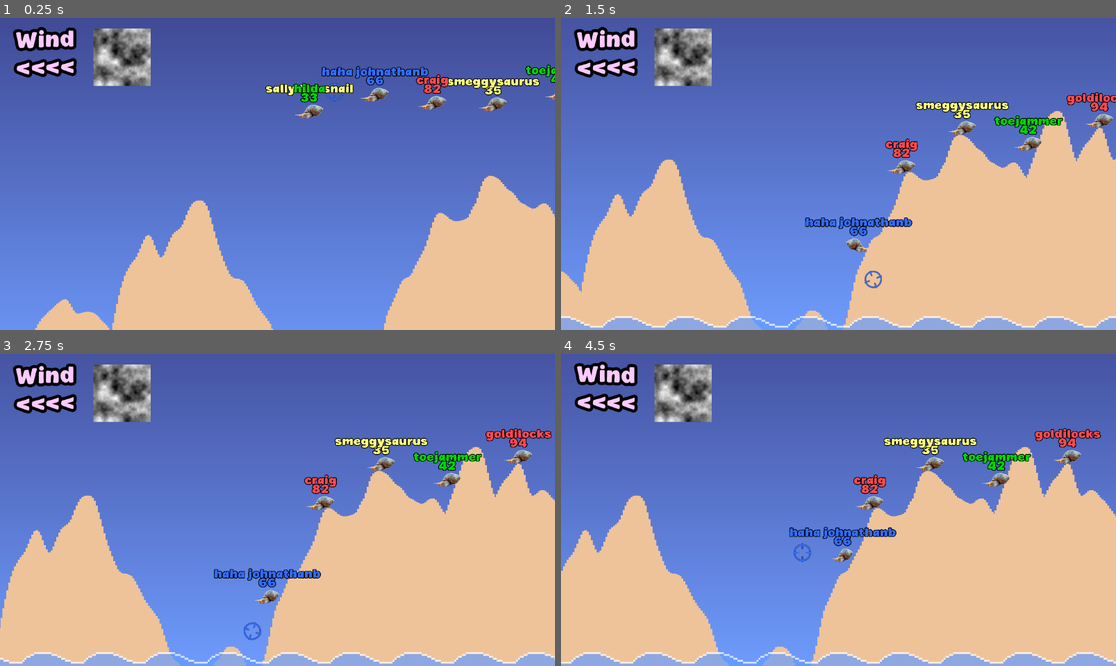
Above: before the commit, frames 1-4 (two rows, left to right).
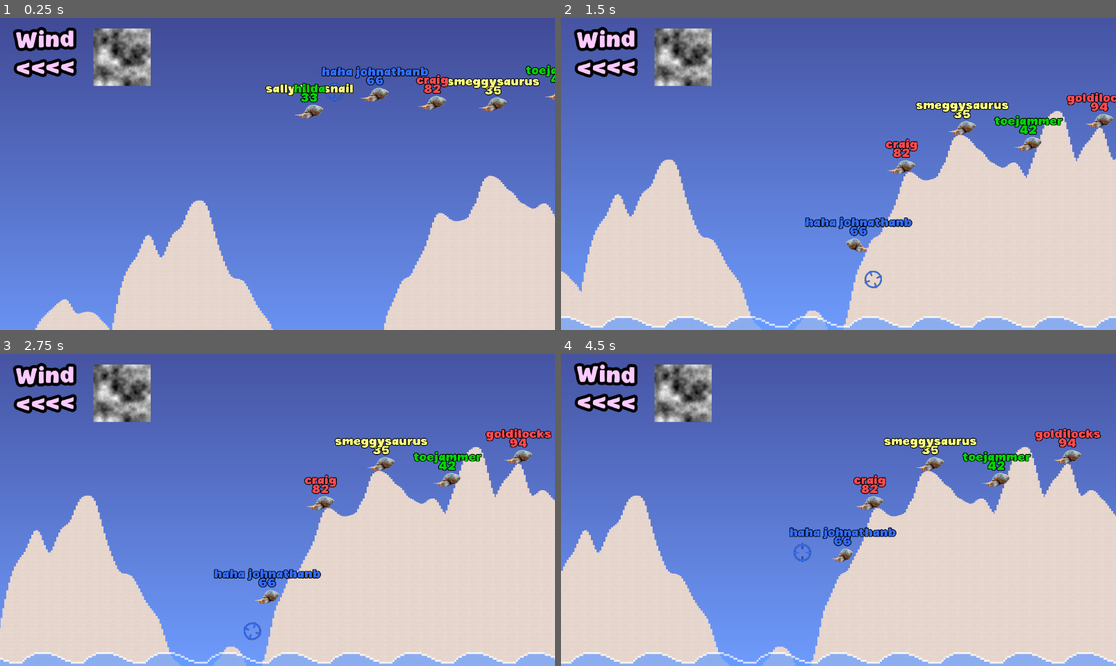
Above: after the commit, the same moments.

Repository: Emsuwu/snails-destructible-terrain-test-1
Game: Godot game, scene res://Terrain/terrain.tscn
Two runs of this game, one before a commit and one after it. Both use one fixed random seed, a clock stepped at 60 frames per second and the inputs below. Sound files missing from this copy of the repository are replaced by a short silence.
Inputs (mouse positions are in pixels of both pictures, inside the frame that each line leads up to):
- Up to frame 1 (0.25 s): no input
- Up to frame 2 (1.5 s): move the mouse to (960, 158) at 0.52 s; hold Down (aim_down) 0.53-1.28 s; hold D (right) from 0.53 s (still down); tap W (up) at 0.77 s; move the mouse to (727, 189) at 1.27 s; tap Up (aim_up) at 1.35 s
- Up to frame 3 (2.75 s): tap W (up) at 1.52 s; move the mouse to (333, 441) at 2.02 s; release D (right) at 2.03 s; hold A (left) from 2.03 s (still down); hold Space (fire) from 2.03 s (still down)
- Up to frame 4 (4.5 s): move the mouse to (810, 572) at 2.77 s; release A (left) at 2.78 s; release Space (fire) at 2.78 s; hold D (right) 2.78-4.28 s; tap Down (aim_down) at 2.85 s; tap W (up) at 3.02, 3.77 s; move the mouse to (1005, 556) at 3.52 s; hold Up (aim_up) 3.53-4.28 s; move the mouse to (672, 463) at 4.27 s; hold A (left) from 4.28 s (still down); tap Space (fire) at 4.35 s

The runs differ from the first frame. In frame 1, 18% of the frame differs, in the area x 6-100%, y 50-100%; in frame 2, 33%; in frame 3, 35%; in frame 4, 35%, in the area x 0-100%, y 29-99%.

Commit message:
terrain texture

Diff:
--- a/Terrain/terrain.tscn
+++ b/Terrain/terrain.tscn
@@ -7,6 +7,8 @@
 [ext_resource type="Script" uid="uid://cmafou11vp5nx" path="res://Terrain/terrain_tilemap.gd" id="3_alcef"]
 [ext_resource type="Script" uid="uid://cmx4nshofxsrx" path="res://General/debug_resetter.gd" id="3_v7hrp"]
 [ext_resource type="PackedScene" uid="uid://u13nklt7w75n" path="res://Snail/snail.tscn" id="4_qt35e"]
+[ext_resource type="Shader" uid="uid://b1oqr44nqktgb" path="res://Terrain/terrain_image_shader.gdshader" id="5_mskvx"]
+[ext_resource type="Texture2D" uid="uid://bh8use4wvpqv4" path="res://Terrain/sand_texture.jpg" id="6_hw3b3"]
 [ext_resource type="FontFile" uid="uid://bkpsnr56xi0gc" path="res://Font/Mocha Choco.otf" id="8_qiryx"]
 [ext_resource type="Script" uid="uid://11mhy4d6m4mt" path="res://Terrain/instant_death_barrier.gd" id="9_axve3"]
 [ext_resource type="Texture2D" uid="uid://gnr24t5xm55q" path="res://Terrain/tiling-water.png" id="10_s6c0e"]
@@ -17,6 +19,11 @@
 
 [sub_resource type="GradientTexture1D" id="GradientTexture1D_v7hrp"]
 gradient = SubResource("Gradient_wfl7s")
+
+[sub_resource type="ShaderMaterial" id="ShaderMaterial_s6c0e"]
+shader = ExtResource("5_mskvx")
+shader_parameter/overlay_texture = ExtResource("6_hw3b3")
+shader_parameter/scale = 0.04
 
 [sub_resource type="TileSetAtlasSource" id="TileSetAtlasSource_ka2uh"]
 texture = ExtResource("2_ka2uh")
@@ -33,12 +40,12 @@
 [sub_resource type="RectangleShape2D" id="RectangleShape2D_s6c0e"]
 size = Vector2(96274, 667)
 
-[sub_resource type="FastNoiseLite" id="FastNoiseLite_axve3"]
+[sub_resource type="FastNoiseLite" id="FastNoiseLite_hw3b3"]
 noise_type = 5
-seed = 1842085114
-
-[sub_resource type="NoiseTexture2D" id="NoiseTexture2D_s6c0e"]
-noise = SubResource("FastNoiseLite_axve3")
+seed = 1052046782
+
+[sub_resource type="NoiseTexture2D" id="NoiseTexture2D_b6v13"]
+noise = SubResource("FastNoiseLite_hw3b3")
 
 [node name="Terrain" type="Node2D" node_paths=PackedStringArray("tile_map", "_loading_label", "_wind_label", "game_over_label", "_noise_sprite")]
 script = ExtResource("1_mmb8a")
@@ -74,6 +81,7 @@
 _lerp_weight = 0.025
 
 [node name="TileMapLayer" type="TileMapLayer" parent="."]
+material = SubResource("ShaderMaterial_s6c0e")
 position = Vector2(0, 648)
 tile_set = SubResource("TileSet_alcef")
 script = ExtResource("3_alcef")
--- /dev/null
+++ b/Terrain/terrain_image_shader.gdshader
@@ -0,0 +1,20 @@
+shader_type canvas_item;
+uniform sampler2D overlay_texture: repeat_enable, filter_nearest;
+uniform float scale = 0.006944444; // Example: 1.0 / TextureWidth
+varying vec2 world_position;
+
+void vertex(){
+    // Calculate world position to keep texture consistent across tiles
+    world_position = (MODEL_MATRIX * vec4(VERTEX, 0.0, 1.0)).xy;
+}
+
+void fragment() {
+    // Sample the overlay texture using the world position
+    vec4 overlay_color = texture(overlay_texture, world_position * scale);
+
+    // Get the base tilemap color
+    vec4 base_color = texture(TEXTURE, UV);
+
+    // Mix the base color with the overlay
+    COLOR = mix(base_color, overlay_color, overlay_color.a);
+}
Binary file added: Terrain/sand_texture.jpg
Not shown, added: Terrain/sand_texture.jpg.import
Not shown: 2 places in Terrain/terrain.tscn that only renumber resources
Not shown, added: Terrain/terrain_image_shader.gdshader.uid
